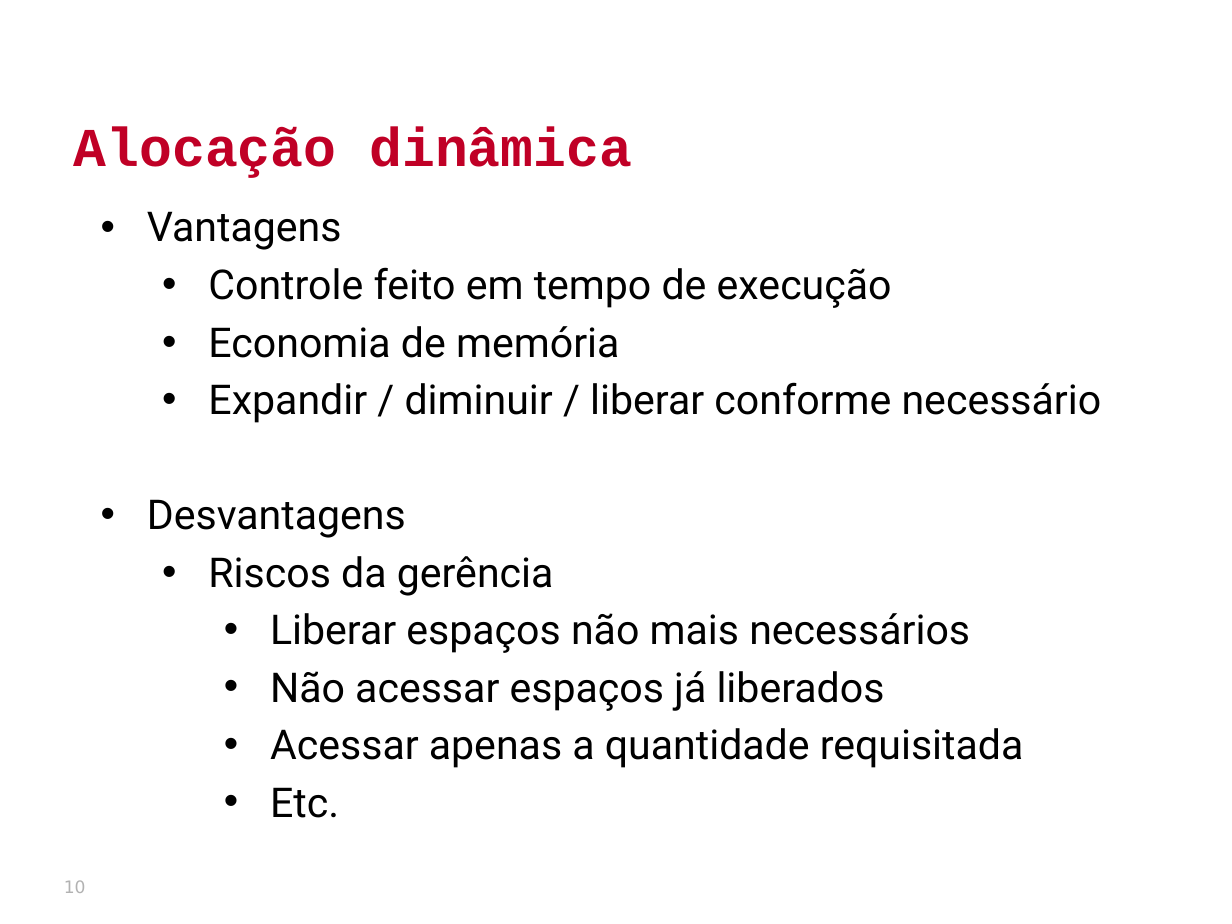
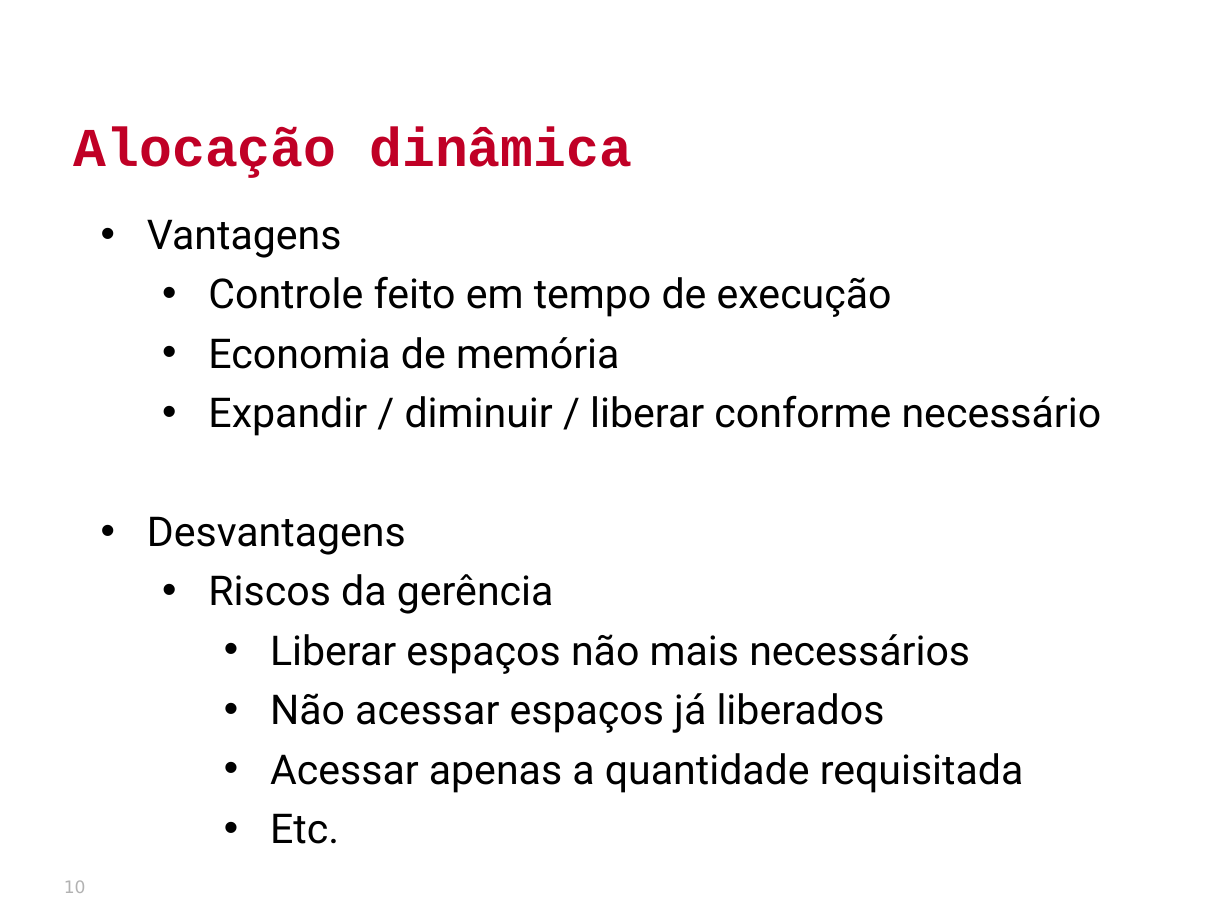
Before and after one commit to victorniubo/SistemasHardwareSoftware, a slide deck: slide 10 of aulas/10-malloc/aula_11.pptx. Drawn at 1232x924 pixels with LibreOffice and Linux fonts; fonts in the diff are those of the drawing; background and template pictures are left out. Boxes give left, top, right and bottom in pixels: in the first picture for what was removed or moved away, otherwise in the second. Text is boxed around its words. In the diff, an @@ line names an element or a change of style, - is before the commit and + after.

```diff
--- a/aulas/10-malloc/aula_11.pptx
+++ b/aulas/10-malloc/aula_11.pptx
@@ text "Vantagens" at [147, 219, 1102, 844]: line spacing 0.9 to 1.05; line spacing 1 to 1.05 @@
```
Also in this commit, not shown: 1 other slide changed, 3 slides added, 2 slides removed, 5 other files.
